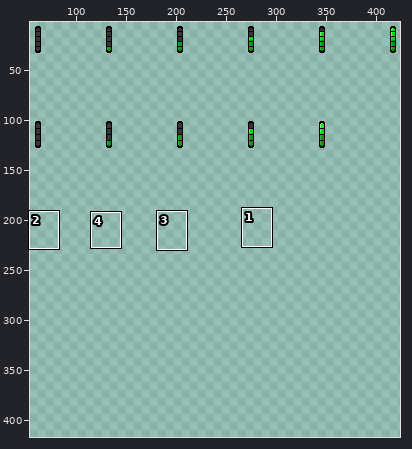
Two versions of one pixel-art file, assets/1x/atlascharge.ase. The picture above shows the old version from afar; the outline marks the close-up.
Close-up. As it was:
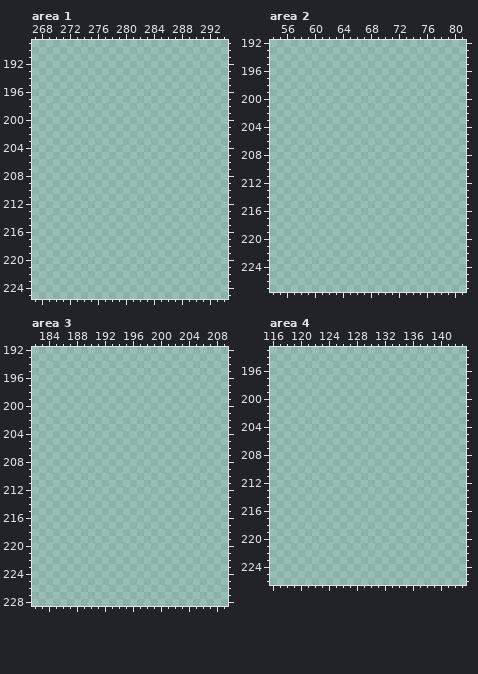
426x665 pixels, 1 frame. Shown: area 1: x 267..294, y 189..225; area 2: x 54..81, y 192..227; area 3: x 182..209, y 192..228; area 4: x 116..143, y 193..226. The wide view leaves out empty margins. The commit also changed other parts of the picture, which this record leaves out.
After:
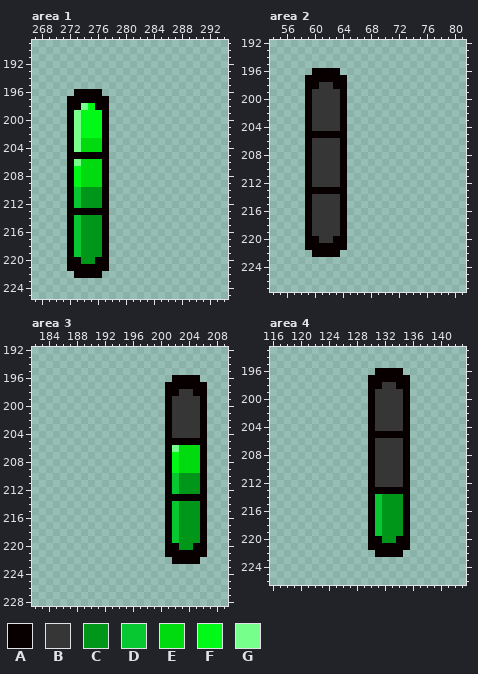
Palette (. is transparent): A #080000  B #363636  C #009619  D #07c830  E #00db10  F #00f917  G #76ff8a
Message: update charge atlas to include all possible values
What changed:
Area 1, layer "Charge Bars":
The author put colour A in row 196 at x 273 to 276; in row 197 at x 272 to 277; in row 198 at x 272 to 273 and 276 to 277; in rows 199 to 204 at x 272 and 277; in row 205 at x 272 to 277; in rows 206 to 212 at x 272 and 277.
The author put colour A in row 213 at x 272 to 277; in rows 214 to 219 at x 272 and 277; in row 220 at x 272 to 273 and 276 to 277; in row 221 at x 272 to 277; in row 222 at x 273 to 276.
The author put colour C in rows 210 to 212 at x 274 to 276; in rows 214 to 219 at x 274 to 276; in row 220 at x 274 to 275.
The author put colour D in rows 210 to 212 at x 273; in rows 214 to 219 at x 273.
The author put colour E in rows 203 to 204 at x 274 to 276; in rows 206 to 209 at x 274 to 276.
The author put colour F in row 198 at x 275; in rows 199 to 202 at x 274 to 276; in rows 207 to 209 at x 273.
The author put colour G in row 198 at x 274; in rows 199 to 204 at x 273; in row 206 at x 273.
Area 2, layer "Charge Bars":
The author put colour A in row 196 at x 60 to 63; in row 197 at x 59 to 64; in row 198 at x 59 to 60 and 63 to 64; in rows 199 to 204 at x 59 and 64; in row 205 at x 59 to 64; in rows 206 to 212 at x 59 and 64.
The author put colour A in row 213 at x 59 to 64; in rows 214 to 219 at x 59 and 64; in row 220 at x 59 to 60 and 63 to 64; in row 221 at x 59 to 64; in row 222 at x 60 to 63.
The author put colour B in row 198 at x 61 to 62; in rows 199 to 204 at x 60 to 63; in rows 206 to 212 at x 60 to 63; in rows 214 to 219 at x 60 to 63; in row 220 at x 61 to 62.
Area 3, layer "Charge Bars":
The author put colour A in row 196 at x 202 to 205; in row 197 at x 201 to 206; in row 198 at x 201 to 202 and 205 to 206; in rows 199 to 204 at x 201 and 206; in row 205 at x 201 to 206; in rows 206 to 212 at x 201 and 206.
The author put colour A in row 213 at x 201 to 206; in rows 214 to 219 at x 201 and 206; in row 220 at x 201 to 202 and 205 to 206; in row 221 at x 201 to 206; in row 222 at x 202 to 205.
The author put colour B in row 198 at x 203 to 204; in rows 199 to 204 at x 202 to 205.
The author put colour C in rows 210 to 212 at x 203 to 205; in rows 214 to 219 at x 203 to 205; in row 220 at x 203 to 204.
The author put colour D in rows 210 to 212 at x 202; in rows 214 to 219 at x 202.
The author put colour E in rows 206 to 209 at x 203 to 205.
The author put colour F in rows 207 to 209 at x 202.
The author put colour G in row 206 at x 202.
Area 4, layer "Charge Bars":
The author put colour A in row 196 at x 131 to 134; in row 197 at x 130 to 135; in row 198 at x 130 to 131 and 134 to 135; in rows 199 to 204 at x 130 and 135; in row 205 at x 130 to 135; in rows 206 to 212 at x 130 and 135.
The author put colour A in row 213 at x 130 to 135; in rows 214 to 219 at x 130 and 135; in row 220 at x 130 to 131 and 134 to 135; in row 221 at x 130 to 135; in row 222 at x 131 to 134.
The author put colour B in row 198 at x 132 to 133; in rows 199 to 204 at x 131 to 134; in rows 206 to 212 at x 131 to 134.
The author put colour C in rows 214 to 219 at x 132 to 134; in row 220 at x 132 to 133.
The author put colour D in rows 214 to 219 at x 131.
Boxes around the changes in both close-ups, in picture pixels (x1, y1, x2, y2):
added: (67, 89, 109, 278)
added: (305, 68, 347, 257)
added: (165, 375, 207, 564)
added: (368, 368, 410, 557)
